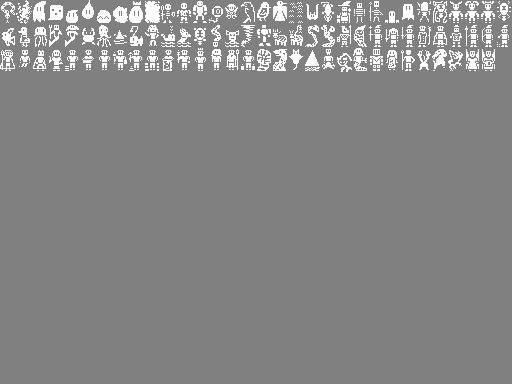
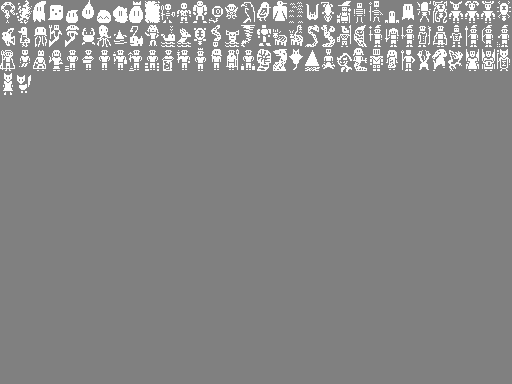
Layered file, before and after one edit (512 x 384). Changes by layer:
painted on "Background" over [3,49,510,95]
